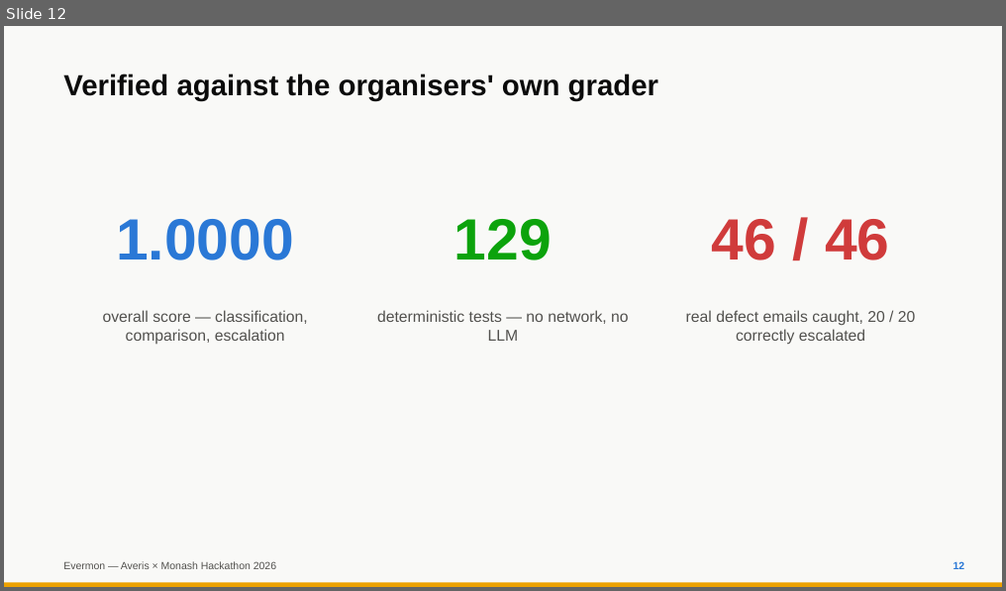
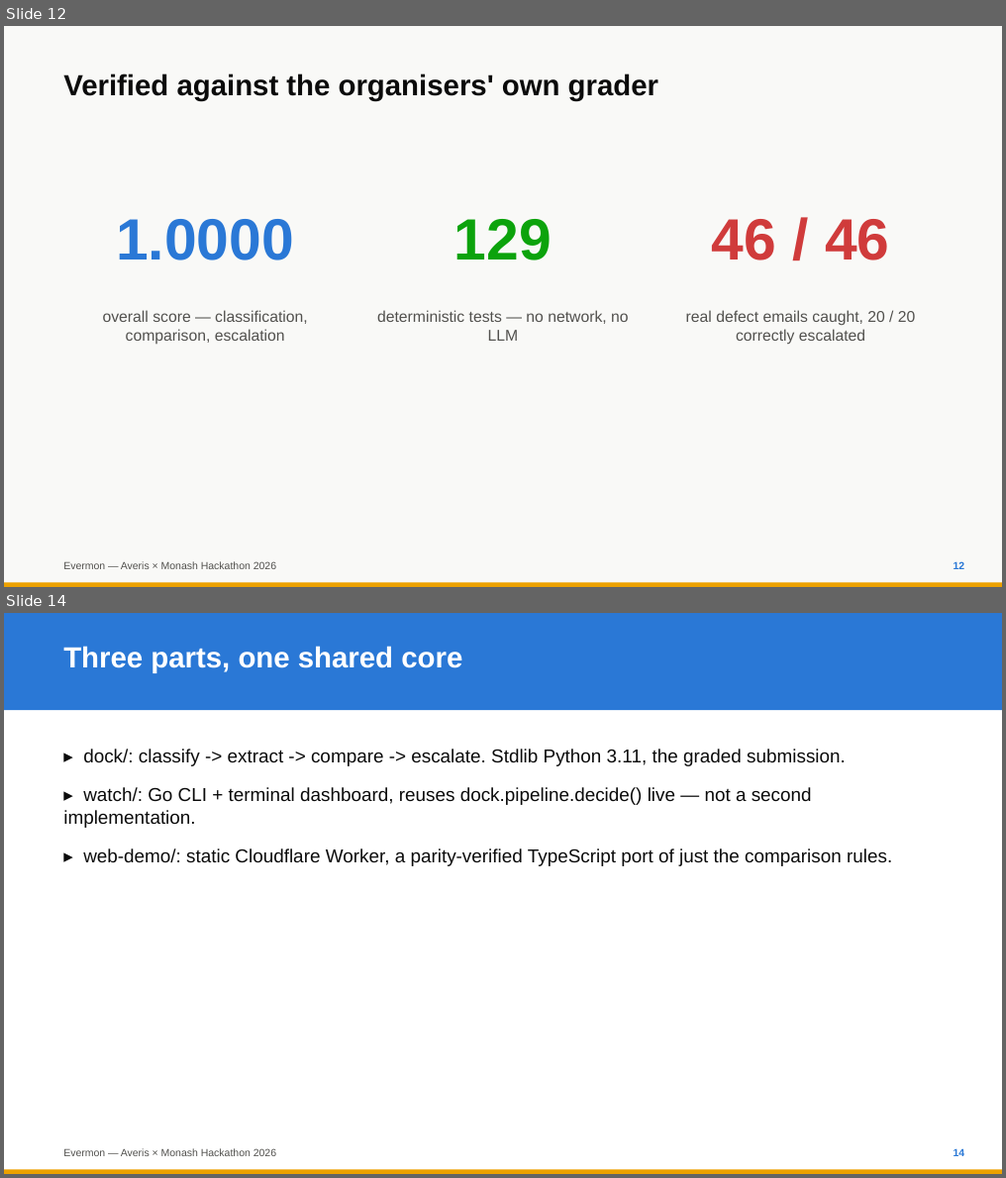
Before and after one commit to ponli550/Evermon, a slide deck: docs/AverisMonash2026.pptx. Shown one above the other, each under a label of ours: slide 12 before the commit, slides 12 and 14 after it; the slides between them are not shown. The pictures are 1006x591 and 1006x1178 pixels, drawn with LibreOffice and Linux fonts; fonts in the diff are those of the drawing. Boxes give left, top, right and bottom in pixels: in the first picture for what was removed or moved away, otherwise in the second. Text is boxed around its words. In the diff, an @@ line names an element or a change of style, - is before the commit and + after.

Commit message:
docs: add doc-requirement slides and links to the pitch deck
Four new sections (Technical Architecture, Implementation Details,
Challenges Faced, Future Roadmap) condensed from docs/DOCUMENTATION.md --
same content, not restated differently. All 21 slides stay under the
60-word density limit. Closing slide now links the demo video
(youtu.be/TE72CMXwmZ0) alongside the live prototype and repo -- plain
text links, nothing embedded.

Also: ignore Office's ~$*.pptx lock files, dropped again by whatever
auto-opens the deck.

```diff
--- a/docs/AverisMonash2026.pptx
+++ b/docs/AverisMonash2026.pptx
@@ slide 14 added at bbox=[4, 613, 1002, 1174], background #FFFFFF @@
@@ rectangle added at bbox=[4, 613, 1002, 710], fill #2A78D6 @@
@@ text added at bbox=[63, 646, 462, 673], 28 pt, text #FFFFFF, bold @@
+Three parts, one shared core
@@ text added at bbox=[63, 749, 892, 866], 18 pt, text #0B0B0B @@
+▸ dock/: classify -> extract -> compare -> escalate. Stdlib Python 3.11, the graded submission.
+▸ watch/: Go CLI + terminal dashboard, reuses dock.pipeline.decide() live — not a second implementation.
+▸ web-demo/: static Cloudflare Worker, a parity-verified TypeScript port of just the comparison rules.
@@ rectangle added at bbox=[4, 1170, 1002, 1174], fill #EDA100 @@
@@ text added at bbox=[63, 1149, 276, 1157], 10 pt, text #52514E @@
+Evermon — Averis × Monash Hackathon 2026
@@ text added at bbox=[953, 1150, 965, 1157], 10 pt, text #2A78D6, bold @@
+14
```
Also in this commit, not shown: 1 slide changed, 7 other slides added, 2 other files.
